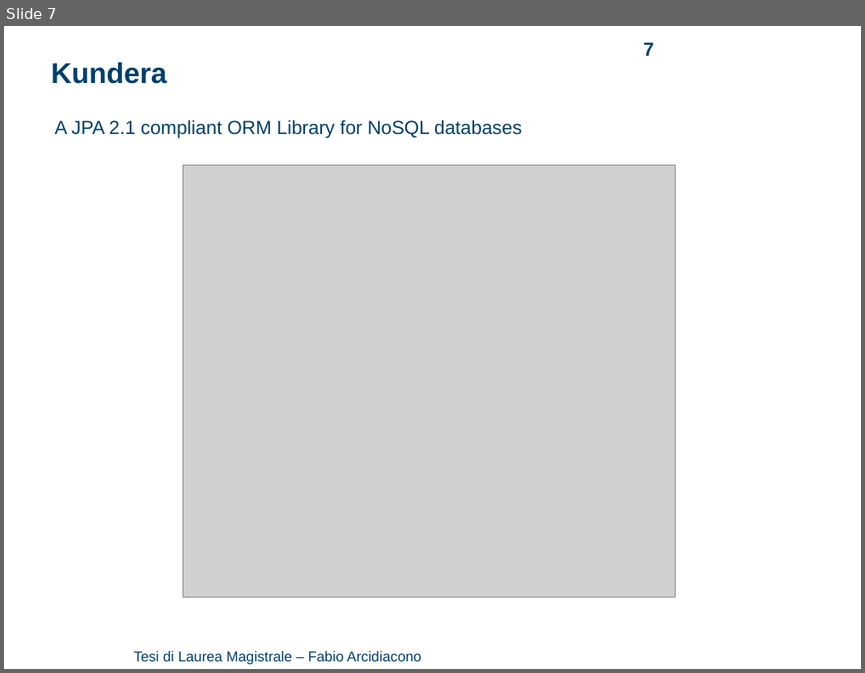
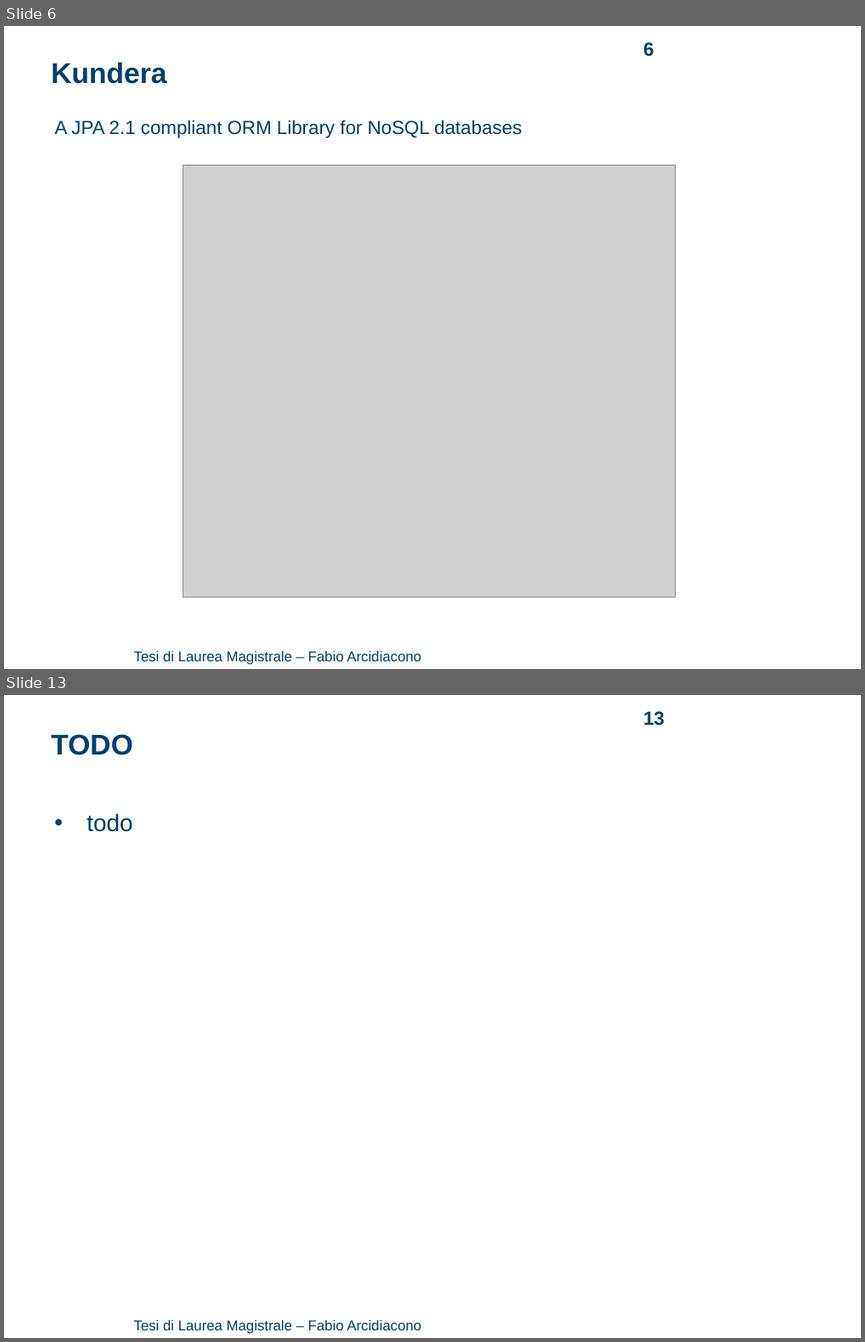
Before and after one commit to arci/thesis, a slide deck: presentation/ThesisPresentation.ppt. Shown one above the other, each under a label of ours: slide 7 before the commit, slides 6 and 13 after it; the slides between them are not shown. The pictures are 865x673 and 865x1342 pixels, drawn with LibreOffice and Linux fonts; fonts in the diff are those of the drawing; grey boxes stand for pictures; background and template pictures are left out. Boxes give left, top, right and bottom in pixels: in the first picture for what was removed or moved away, otherwise in the second. Text is boxed around its words. In the diff, an @@ line names an element or a change of style, - is before the commit and + after.

```diff
--- a/presentation/ThesisPresentation.ppt
+++ b/presentation/ThesisPresentation.ppt
@@ slide 13 added at (x1=4, y1=695, x2=861, y2=1338), background #FFFFFF; not listed: 1 template element that a slide beside it also shows @@
@@ page number added at (x1=643, y1=711, x2=664, y2=726), 16 pt, text #003F6E, bold @@
+13
@@ text added at (x1=51, y1=734, x2=132, y2=755), 24 pt, text #003F6E, bold @@
+TODO
@@ text added at (x1=86, y1=813, x2=132, y2=832), 20 pt, text #003F6E @@
+• todo
@@ what was slide 7 is now slide 6 @@
@@ page number at (x1=643, y1=42, x2=653, y2=56): text changed @@
-7
+6
```
Also in this commit, not shown: 12 slides changed, 11 other slides added, 1 slide removed, 14 other files.
